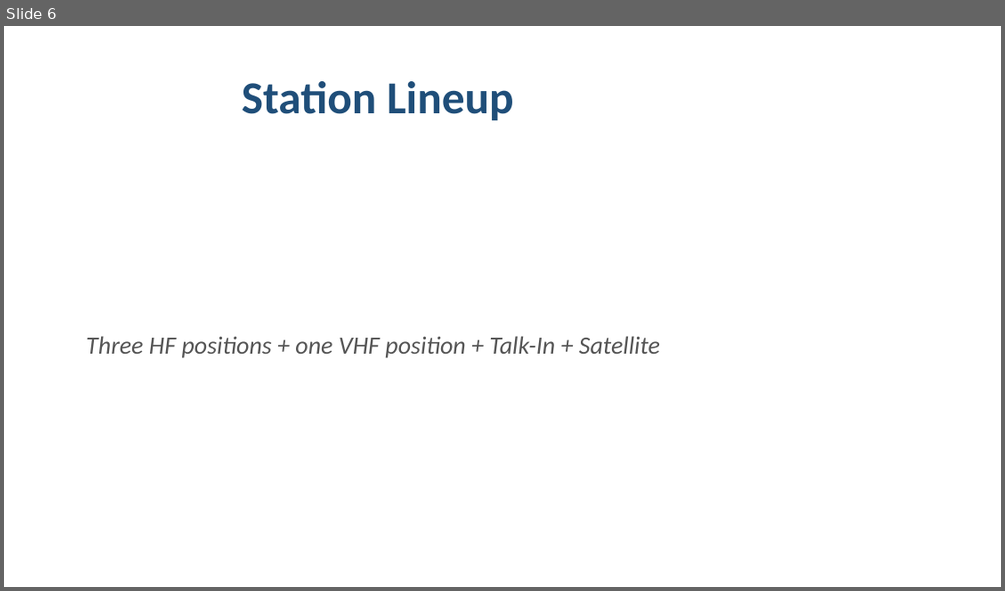
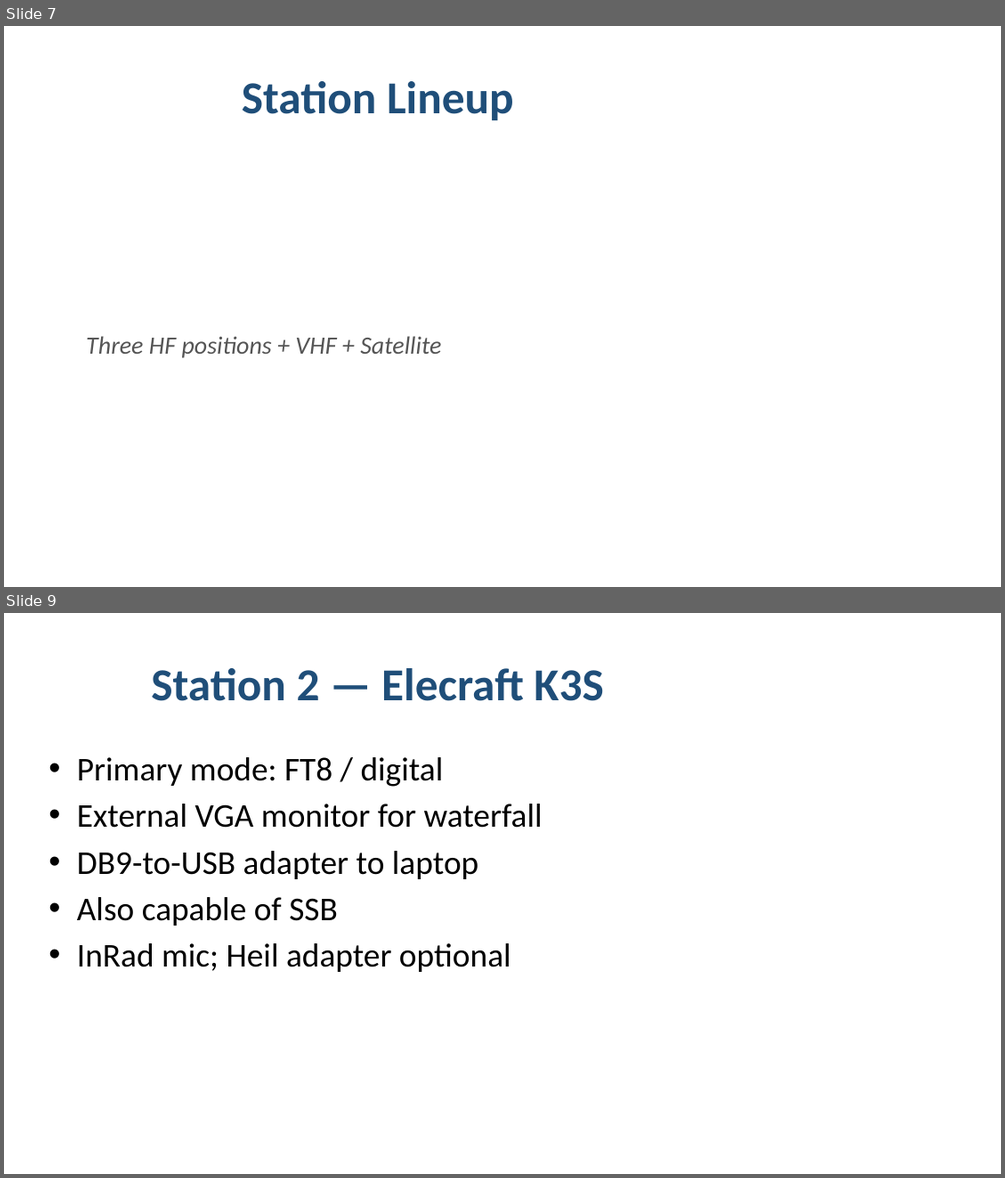
Before and after one commit to ny4i/pinellas-field-day, a slide deck: site-setup/2026-field-day-presentation.pptx. Shown one above the other, each under a label of ours: slide 6 before the commit, slides 7 and 9 after it; the slides between them are not shown. The pictures are 1005x591 and 1005x1178 pixels, drawn with LibreOffice and Linux fonts; fonts in the diff are those of the drawing. Boxes give left, top, right and bottom in pixels: in the first picture for what was removed or moved away, otherwise in the second. Text is boxed around its words. In the diff, an @@ line names an element or a change of style, - is before the commit and + after.

```diff
--- a/site-setup/2026-field-day-presentation.pptx
+++ b/site-setup/2026-field-day-presentation.pptx
@@ slide 9 added at box(4, 613, 1001, 1174), background #FFFFFF @@
@@ title added at box(151, 668, 603, 701), 44 pt, text #1F4E79, bold @@
+Station 2 — Elecraft K3S
@@ text added at box(77, 757, 542, 972), 32 pt, text #000000 @@
+• Primary mode: FT8 / digital
+• External VGA monitor for waterfall
+• DB9-to-USB adapter to laptop
+• Also capable of SSB
+• InRad mic; Heil adapter optional
@@ what was slide 6 is now slide 7 @@
@@ slide 7 changed as well @@
@@ text at box(86, 336, 441, 358): text changed @@
-Three HF positions + one VHF position + Talk-In + Satellite
+Three HF positions + VHF + Satellite
```
Also in this commit, not shown: 14 other slides changed, 7 other slides added, 1 other file.
